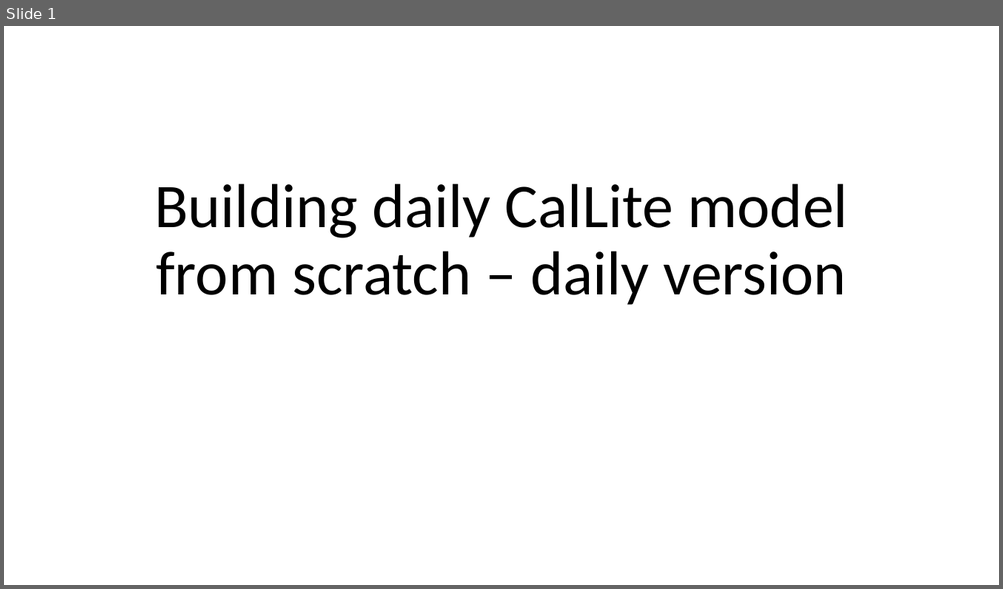
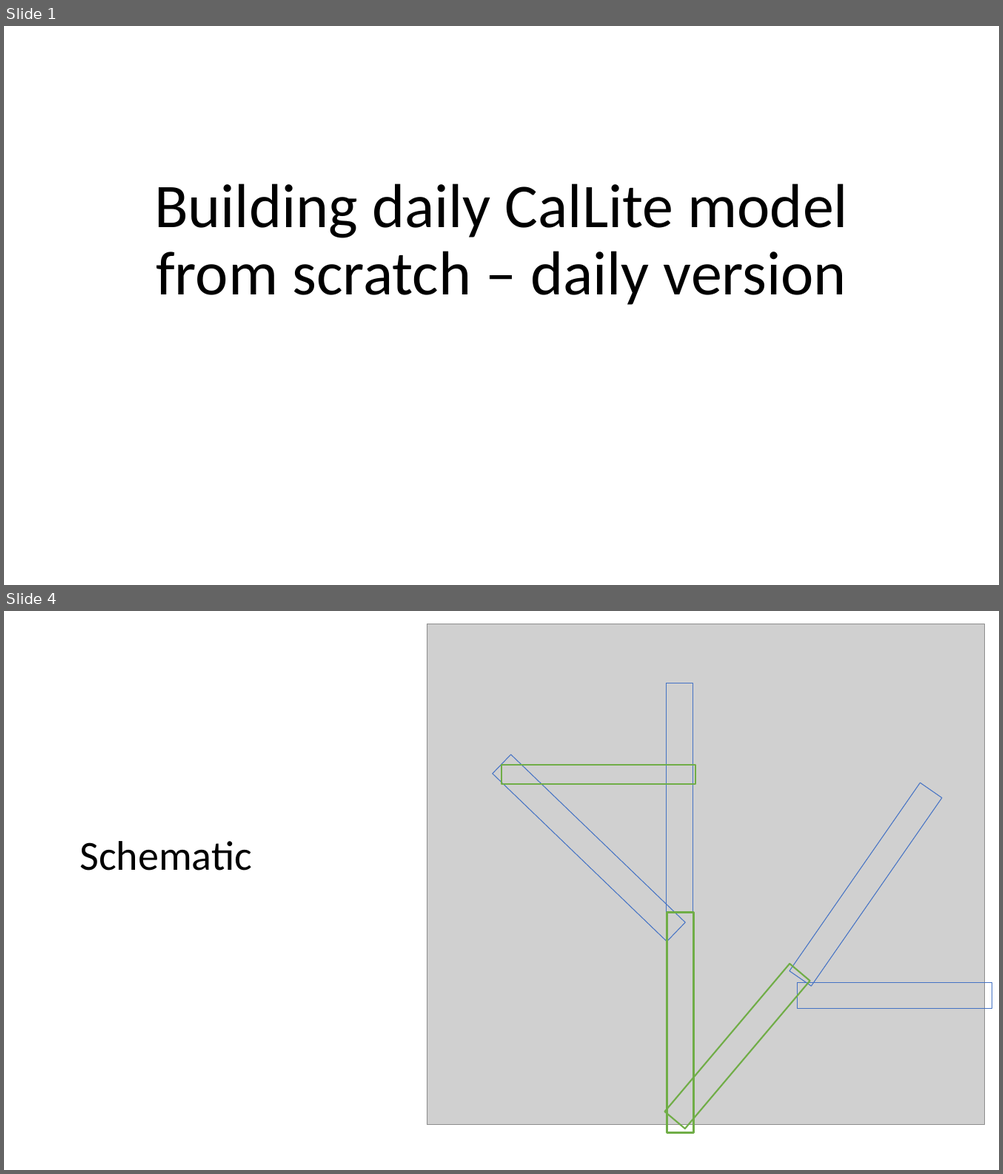
Before and after one commit to nsosorio/DailyCalLiteModel, a slide deck: Building daily CalLite model from scratch – daily.pptx. Shown one above the other, each under a label of ours: slide 1 before the commit, slides 1 and 4 after it; the slides between them are not shown. The pictures are 1003x589 and 1003x1174 pixels, drawn with LibreOffice and Linux fonts; fonts in the diff are those of the drawing; grey boxes stand for pictures. Boxes give left, top, right and bottom in pixels: in the first picture for what was removed or moved away, otherwise in the second. Text is boxed around its words. In the diff, an @@ line names an element or a change of style, - is before the commit and + after.

```diff
--- a/Building daily CalLite model from scratch – daily.pptx
+++ b/Building daily CalLite model from scratch – daily.pptx
@@ slide 4 added at [4, 611, 999, 1170], background #FFFFFF @@
@@ picture added at [427, 624, 984, 1125] @@
@@ rectangle added at [666, 684, 694, 912], outline #4472C4 0.75 pt @@
@@ rectangle added at [492, 755, 686, 943], outline #4472C4 0.75 pt @@
@@ rectangle added at [501, 765, 695, 784], outline #70AD47 1.5 pt @@
@@ rectangle added at [790, 783, 942, 986], outline #4472C4 0.75 pt @@
@@ title added at [79, 841, 251, 871], 40 pt, text #000000 @@
+Schematic
@@ rectangle added at [666, 912, 694, 1133], outline #70AD47 2.25 pt @@
@@ rectangle added at [665, 964, 810, 1130], outline #70AD47 1.5 pt @@
@@ rectangle added at [798, 982, 992, 1009], outline #4472C4 0.75 pt @@
```
Also in this commit, not shown: 2 slides changed, 6 other slides added, 45 other files.
